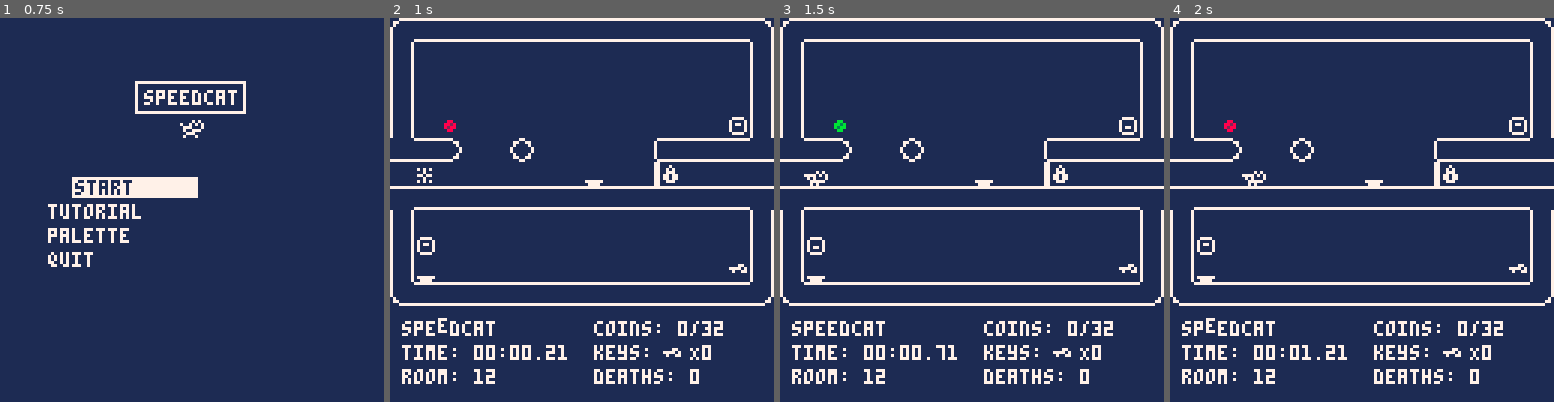
Above: before the commit, frames 1-4 (left to right).
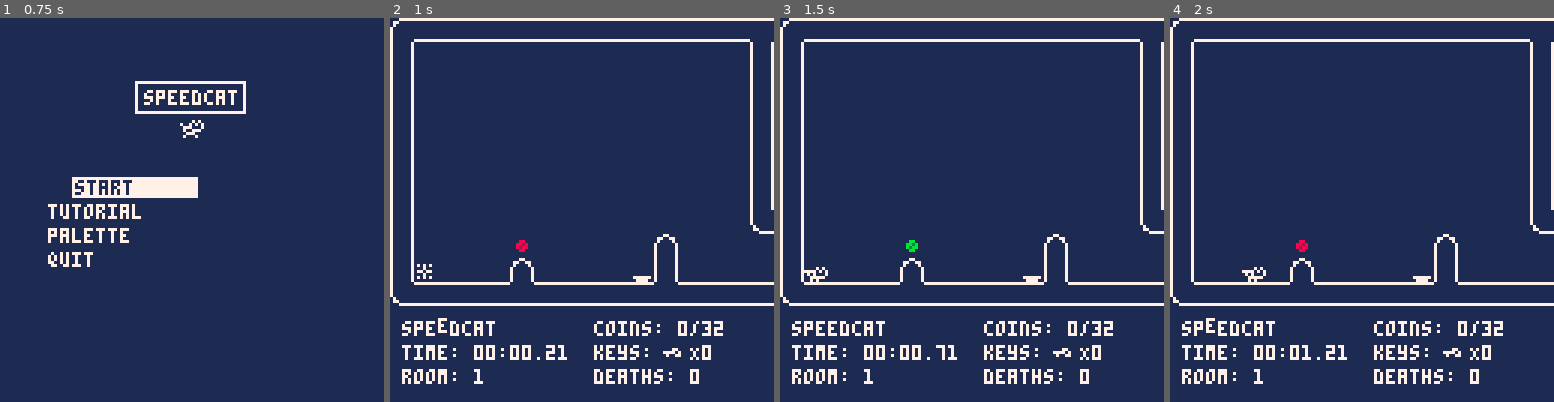
Above: after the commit, the same moments.

Repository: fletchmakes/speedcat
Game: PICO-8 cartridge speedcat.p8
Same seed, same stepped clock (60 frames per second), same inputs: the game is played once before the commit and once after it.
Inputs:
- Up to frame 1 (0.75 s): tap X (X key) at 0.33 s; tap O (Z key) at 0.7 s
- Up to frame 2 (1 s): no input
- Up to frame 3 (1.5 s): tap X (X key) at 1.07 s
- Up to frame 4 (2 s): hold Right from 1.6 s (still down); tap O (Z key) at 1.7 s; tap X (X key) at 1.85 s

Frame 1 is identical in both runs. In frame 2, 4.7% of the frame differs, in the area x 0-100%, y 0-96%; in frame 3, 4.7%; in frame 4, 4.8%.

Commit message:
added half blocks and levers; refactor collisions

Diff:
--- a/speedcat.p8
+++ b/speedcat.p8
@@ -108,6 +108,7 @@
     cat.on_ground = false
     cat.can_move = false
     cat.button = nil
+    cat.lever = nil
 
     cat.update = function(this)
         -- movement + physics
@@ -178,6 +179,11 @@
         if (this.button ~= nil) and (xcol ~= this.button) and (ycol ~= this.button) then
             this.button.unpress(this.button)
             this.button = nil
+        end
+
+        -- on lever? check
+        if (this.lever ~= nil) and (not collide_one(this, this.pos.x+this.box.x, this.pos.y+this.box.y, this.box.w, this.box.h, this.lever)) then
+            this.lever = nil
         end
 
         -- death check
@@ -310,10 +316,20 @@
     end
 
     cat.handle_button = function(this, button, horiz)
-        this.can_move = true
         this.handle_block(this, button, horiz)
         this.button = button
         button.press(button)
+    end
+
+    cat.handle_lever = function(this, lever, horiz)
+        if (this.lever == nil) then
+            this.lever = lever
+            if (lever.activated) then
+                lever.unpress(lever)
+            else
+                lever.press(lever)
+            end
+        end
     end
 
     cat.handle_crate = function(this, crate, horiz)
@@ -643,11 +659,6 @@
     button.type = 'button'
 
     button.update = function(this)
-        -- look for a collision with 'cat' or 'crate' on top of the button
-        -- local ycol = collide(this, this.pos.x + this.box.x, this.pos.y + this.box.y - 1, this.box.w, this.box.h, false)
-
-        -- this.handle_collisions(this, ycol)
-
         if (this.activated and not this.reset) then
             this.spritenum = 6
             this.reset = true
@@ -671,6 +682,41 @@
     end
 
     return button
+end
+
+function new_lever(x, y)
+    local lever = {}
+     -- movement
+    lever.pos = { x=x, y=y }
+    lever.box = { x=0, y=1, w=8, h=6 }
+    -- animation
+    lever.spritenum = 18
+    lever.activated = false
+    -- collisions
+    lever.collideable = true
+    lever.type = 'lever'
+
+    lever.update = function(this)
+        if (this.activated) then
+            this.spritenum = 19
+        elseif (not this.activated) then
+            this.spritenum = 18
+        end
+    end
+
+    lever.draw = function(this)
+        spr(this.spritenum, this.pos.x, this.pos.y)
+    end
+
+    lever.press = function(this)
+        this.activated = true
+    end
+
+    lever.unpress = function(this)
+        this.activated = false
+    end
+
+    return lever
 end
 
 function new_switch_block(x, y, start_on)
@@ -947,6 +993,11 @@
     block.collideable = true
     block.type = 'block'
 
+    -- if this is a half block; adjust hitbox
+    if (num == 72) or (num == 73) or (num == 74) or (num == 75) then
+        block.box = { x=0, y=4, w=8, h=4 }
+    end
+
     block.draw = function(this)
         spr(this.spritenum, this.pos.x, this.pos.y)
     end
@@ -1208,31 +1259,52 @@
 end
 
 function collide(ent, x, y, w, h, horiz)
-    -- refer to: http://gamedev.docrobs.co.uk/first-steps-in-pico-8-hitting-things
     -- this will return the closest collision in the indicated direction with 'ent' in global 'objects'
     -- the 'ent' MUST resolve this collision
-    local closest = nil
+    local closest = {}
+    local dists = {}
     for o in all(objects) do
         if ( ent ~= o and ent.collideable == true and o.collideable == true ) then
-            local xdist = abs( (x + (w/2)) - (o.pos.x + o.box.x + (o.box.w/2)) )
-            local xwidths = (w / 2) + (o.box.w / 2)
-            local ydist = abs( (y + (h/2)) - (o.pos.y + o.box.y + (o.box.h/2)) )
-            local ywidths = (h / 2) + (o.box.h / 2)
-
-            -- if we have a collision
-            if ( (xdist < xwidths) and (ydist < ywidths) ) then
+            -- if we have a collision, add it to the sorted list closest
+            if ( collide_one(ent, x, y, w, h, o) ) then
                 if (horiz) then
-                    if (closest == nil) or (closest.xdist > xdist) then
-                        if (o.type ~= 'teleporter') or (o.active) then
-                            closest = o
-                            closest.xdist = xdist
+                    if (#closest == 0) then
+                        add(closest, o)
+                        add(dists, xdist)
+                    else
+                        local added = false
+                        for idx, dist in pairs(dists) do
+                            if (dist > xdist) then
+                                add(closest, o, idx)
+                                add(dists, xdist, idx)
+                                added = true
+                                break
+                            end
+                        end
+
+                        if (not added) then
+                            add(closest, o)
+                            add(dists, xdist)
                         end
                     end
                 else
-                    if (closest == nil) or (closest.ydist > ydist) then
-                        if (o.type ~= 'teleporter') or (o.active) then
-                            closest = o
-                            closest.ydist = ydist
+                    if (#closest == 0) then
+                        add(closest, o)
+                        add(dists, ydist)
+                    else
+                        local added = false
+                        for idx, dist in pairs(dists) do
+                            if (dist > ydist) then
+                                add(closest, o, idx)
+                                add(dists, ydist, idx)
+                                added = true
+                                break
+                            end
+                        end
+
+                        if (not added) then
+                            add(closest, o)
+                            add(dists, ydist)
                         end
                     end
                 end
@@ -1240,7 +1312,43 @@
         end
     end
 
-    return closest
+    -- loop through the sorted closest list and determine which object should be returned
+    local result = nil
+    for obj in all(closest) do
+        if (obj.type == 'teleporter') then
+            if (obj.active) then
+                result = obj
+                break
+            end
+        elseif (obj.type == 'lever') then
+            if (ent.lever == nil) then
+                result = obj
+                break
+            end
+        else
+            result = obj
+            break
+        end
+    end
+
+    return result
+end
+
+function collide_one(ent, x, y, w, h, o)
+    -- refer to: http://gamedev.docrobs.co.uk/first-steps-in-pico-8-hitting-things
+    if ( ent ~= o and ent.collideable == true and o.collideable == true ) then
+        local xdist = abs( (x + (w/2)) - (o.pos.x + o.box.x + (o.box.w/2)) )
+        local xwidths = (w / 2) + (o.box.w / 2)
+        local ydist = abs( (y + (h/2)) - (o.pos.y + o.box.y + (o.box.h/2)) )
+        local ywidths = (h / 2) + (o.box.h / 2)
+
+        -- if we have a collision, add it to the sorted list closest
+        if ( (xdist < xwidths) and (ydist < ywidths) ) then
+            return true
+        end
+
+        return false
+    end
 end
 
 function handle_collision(obj1, obj2, horiz)
@@ -1323,6 +1431,9 @@
             elseif (cell == 5) then -- button
                 obj = new_button(pos.x, pos.y)
                 switch = obj
+            elseif (cell == 18) then -- lever
+                obj = new_lever(pos.x, pos.y)
+                switch = obj
             elseif (cell == 54) then -- timer switch
                 obj = new_timed_trigger()
                 switch = obj
@@ -1332,7 +1443,7 @@
             elseif (cell == 50) then -- switch block (start on)
                 obj = new_switch_block(pos.x, pos.y, true)
                 add(switchable, obj)
-            elseif (cell == 52 or cell == 53) then -- create a door
+            elseif (cell == 52 or cell == 53) then -- door
                 obj = new_door(pos.x, pos.y, cell)
             elseif (cell == 48) then -- crate
                 obj = new_crate(pos.x, pos.y)
@@ -1364,7 +1475,7 @@
 function init_first_room()
     delete_all_objects(nil)
 
-    room_num = 11 -- change this to set the first spawn room
+    room_num = 0 -- change this to set the first spawn room
 
     for o in all(room_states[room_num + 1]) do
         add(objects, o)
@@ -1648,9 +1889,9 @@
 6400300030000000000000000000006464360000000000000000000000000064640000000000000000000000000024646400000000000000000000000000006464000000000000000000000000000064640000000000000000000000000000646400000000000000000000000000006464000000000000000000000000000064
 6400320032000000000000000000006062000000000000000000000000000064642000000000000000000000000024646400000000000000000000000000006464000000000000000000000000000064640000000000000000000000000000646400000000000000000000000000006464000000000000000000000000000064
 6400000000000000000000000000002000000000000000000000000066545452504142000053000053000053000024646400000000000000000000000000006464000000000000000000000000000064640000000000000000000000000000646400000000000000000000000000006464000000000000000000000000000064
-6401000000000000000000000000004041440000010000000000000032000064504852212164212164212164000024646400010000000000000000000000256464000000000000000000000000000064640000000000000000000000000000646400000000000000000000000000006464000000000000000000000000000064
-5042000000000000000043440000006464000000434400000000000032003364504800545461545461545456000024556154440000510000000000665454546162000000000000000000000000000064640000000000000000000000000000646400000000000000000000000000006464000000000000000000000000000064
-5052212121214042000000000007006464000000000000000032320043545452504852000000000000000000000000000020000000000000070000340000000000000000000000000000000000000064640000000000000000000000000000646400000000000000000000000000006464000000000000000000000000000064
+6401000000000000000000000000004041440000010000000000000032000064500052212164212164212164000024646400010000000000000000000000256464000000000000000000000000000064640000000000000000000000000000646400000000000000000000000000006464000000000000000000000000000064
+5042000000000000000043440000006464000000434400000000000032003364500000545461545461545456000024556154440000510000000000665454546162000000000000000000000000000064640000000000000000000000000000646400000000000000000000000000006464000000000000000000000000000064
+5052212121214042000000000007006464000000000000000032320043545452500052000000000000000000000000000020000000000000070000340000000000000000000000000000000000000064640000000000000000000000000000646400000000000000000000000000006464000000000000000000000000000064
 5061545454546156000000004341415264000000000000313100000000000060616152000000000000000000435454414154545454545454545454545454544142000000000000000000000000000064640000000000000000000000000000646400000000000000000000000000006464000000000000000000000000000064
 6400002200000022000000000050615264000000003232000000000000000020000063000000000000005100320000646400000000000000000000000000006464000000000000000000000000000064640000000000000000000000000000646400000000000000000000000000006464000000000000000000000000000064
 6405000000000000000007000057006464000031310000000000000000004041420030000000000051000000320000646425000000000000000000000000006464000000000000000000000000000064640000000000000000000000000000646400000000000000000000000000006464000000000000000000000000000064
Not shown, changed: 139 lines of the sprite sheet (__gfx__) section of speedcat.p8
Not shown, changed: the thumbnail (__label__) section of speedcat.p8
